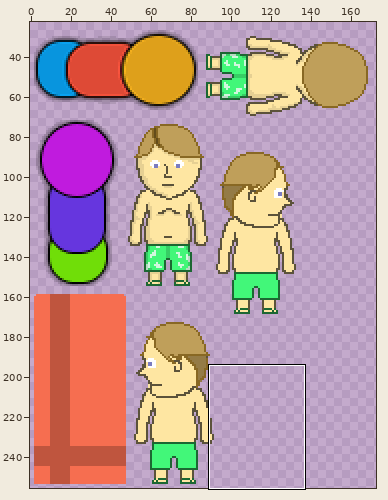
Sprite sheet -- Assets/Sprite Collections/Player Data/atlas0.png. Above, an overview of the earlier version with the close-up marked.
Close-up. As it was:
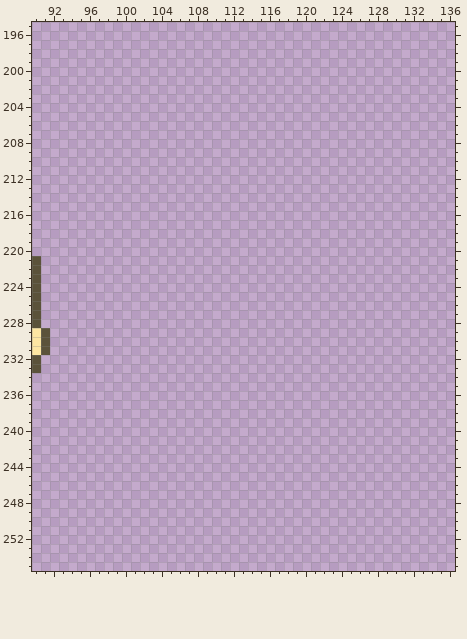
The file is 256x256 pixels. Pixels under 10% opacity are left out. Colours within 5 levels of each other are drawn and written as one. Shown: x 90..136, y 195..255. The wide view leaves out empty margins.
New version:
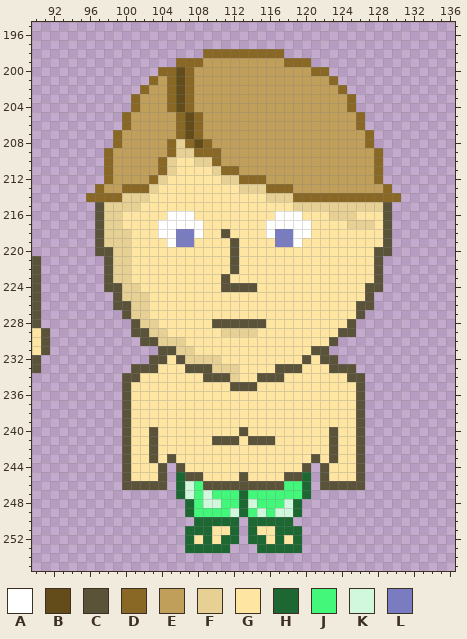
Palette (. is transparent): A #ffffff  B #634c1a  C #5b523a  D #886824  E #bf9f5a  F #e6d093  G #fee6a2  H #1c6732  J #42f779  K #d1f7dd  L #7a7cc1
Edits made:
@@ x 90..136 @@
 197 ...............................................
-198 ...............................................
-199 ...............................................
-200 ...............................................
-201 ...............................................
-202 ...............................................
-203 ...............................................
-204 ...............................................
-205 ...............................................
-206 ...............................................
-207 ...............................................
-208 ...............................................
-209 ...............................................
-210 ...............................................
-211 ...............................................
-212 ...............................................
-213 ...............................................
-214 ...............................................
-215 ...............................................
-216 ...............................................
-217 ...............................................
-218 ...............................................
-219 ...............................................
-220 ...............................................
-221 C..............................................
-222 C..............................................
-223 C..............................................
-224 C..............................................
-225 C..............................................
-226 C..............................................
-227 C..............................................
-228 C..............................................
-229 GC.............................................
-230 GC.............................................
-231 GC.............................................
-232 C..............................................
-233 C..............................................
-234 ...............................................
-235 ...............................................
-236 ...............................................
-237 ...............................................
-238 ...............................................
-239 ...............................................
-240 ...............................................
-241 ...............................................
-242 ...............................................
-243 ...............................................
-244 ...............................................
-245 ...............................................
-246 ...............................................
-247 ...............................................
-248 ...............................................
-249 ...............................................
-250 ...............................................
-251 ...............................................
-252 ...............................................
-253 ...............................................
+198 ...................DDDDDDDDD...................
+199 ................DDDEEEEEEEEEDDD................
+200 ..............DDBDEEEEEEEEEEEEEDD..............
+201 .............DEDBDEEEEEEEEEEEEEEED.............
+202 ............DEEDBDEEEEEEEEEEEEEEEED............
+203 ...........DEEEDBDEEEEEEEEEEEEEEEEED...........
+204 ...........DEEEDBDEEEEEEEEEEEEEEEEED...........
+205 ..........DEEEEEDBDEEEEEEEEEEEEEEEEED..........
+206 ..........DEEEEEDBDEEEEEEEEEEEEEEEEED..........
+207 .........DEEEEEEDBDEEEEEEEEEEEEEEEEEED.........
+208 .........DEEEEEDFDBDEEEEEEEEEEEEEEEEED.........
+209 ........DEEEEEEDFFDDDEEEEEEEEEEEEEEEEED........
+210 ........DEEEEEDFGGFFDEEEEEEEEEEEEEEEEED........
+211 ........DEEEEEDFGGGGFDDEEEEEEEEEEEEEEED........
+212 ........DEEEEDFGGGGGGFFDDDEEEEEEEEEEEED........
+213 .......DEEDDDFGGGGGGGGGFFFDDDEEEEEEEEEED.......
+214 ......DDDDFFFGGGGGGGGGGGGGFFFDDDDDDDDDDDD......
+215 .......CFFFFGGGGGGGGGGGGGGGGGFFFFFFFFFFC.......
+216 .......CFFGGGGGAAAGGGGGGGGGAAAGGGFFFGGGC.......
+217 .......CFFGGGGAAAAAGGGGGGGAAAAAGGGGFFFGC.......
+218 .......CFFFGGGAALLAGGCGGGGALLAAGGGGGGGGC.......
+219 .......CFFFGGGGALLGGGGCGGGGLLAGGGGGGGGGC.......
+220 .......CCFFGGGGGGGGGGGCGGGGGGGGGGGGGGGCC.......
+221 C.......CFFGGGGGGGGGGGCGGGGGGGGGGGGGGGC........
+222 C.......CFFGGGGGGGGGGGCGGGGGGGGGGGGGGGC........
+223 C.......CFFGGGGGGGGGGCGGGGGGGGGGGGGGGGC........
+224 C.......CCFFGGGGGGGGGCCCCGGGGGGGGGGGGCC........
+225 C........CFFFGGGGGGGGGGGGGGGGGGGGGGGGC.........
+226 C........CCFFGGGGGGGGGGGGGGGGGGGGGGGCC.........
+227 C.........CFFGGGGGGGGGGGGGGGGGGGGGGGC..........
+228 C..........CFFGGGGGGCCCCCCGGGGGGGGGC...........
+229 GC.........CCFFGGGGGGFFFFGGGGGGGGGCC...........
+230 GC..........CCFFFGGGGGGGGGGGGGGGGC.............
+231 GC............CCFFGGGGGGGGGGGGGCC..............
+232 C............CCGCFFFFGGGGGGGGGCGCC.............
+233 C..........CCCGGGCCCFFFGGGGCCCGGGCCC...........
+234 ..........CCGGGGGGGCCCFGGCCCGGGGGGGCC..........
+235 ..........CGGGGGGGGGGGCCCGGGGGGGGGGGC..........
+236 ..........CGGGGGGGGGGGGGGGGGGGGGGGGGC..........
+237 ..........CGGGGGGGGGGGGGGGGGGGGGGGGGC..........
+238 ..........CGGGGGGGGGGGGGGGGGGGGGGGGGC..........
+239 ..........CGGGGGGGGGGGGGGGGGGGGGGGGGC..........
+240 ..........CGGCGGGGGGGGGCGGGGGGGGGCGGC..........
+241 ..........CGGCGGGGGGCCCGCCCGGGGGGCGGC..........
+242 ..........CGGCGGGGGGGGGGGGGGGGGGGCGGC..........
+243 ..........CGGCGCGGGGGGGGGGGGGGGCGCGGC..........
+244 ..........CGGGC.CGGGGGGGGGGGGGC.CGGGC..........
+245 ..........CGGGC.HCCGGGGCGGGGCCH.CGGGC..........
+246 ..........CCCCC.HKJCCCCCCCCCJJH.CCCCC..........
+247 ................HKJKJJJHJJJJJJH................
+248 .................HJKKJJHKJJJKH.................
+249 .................HJJJJKHJKJKKH.................
+250 ..................HHHHH.HHHHH..................
+251 .................HHHGGH.HGGHHH.................
+252 .................HGHGHH.HHGHGH.................
+253 .................HHHHH...HHHHH.................
 254 ...............................................
Pixel boxes of the changes (left, top, right, bottom) in both close-ups:
added: (86, 49, 401, 553)
